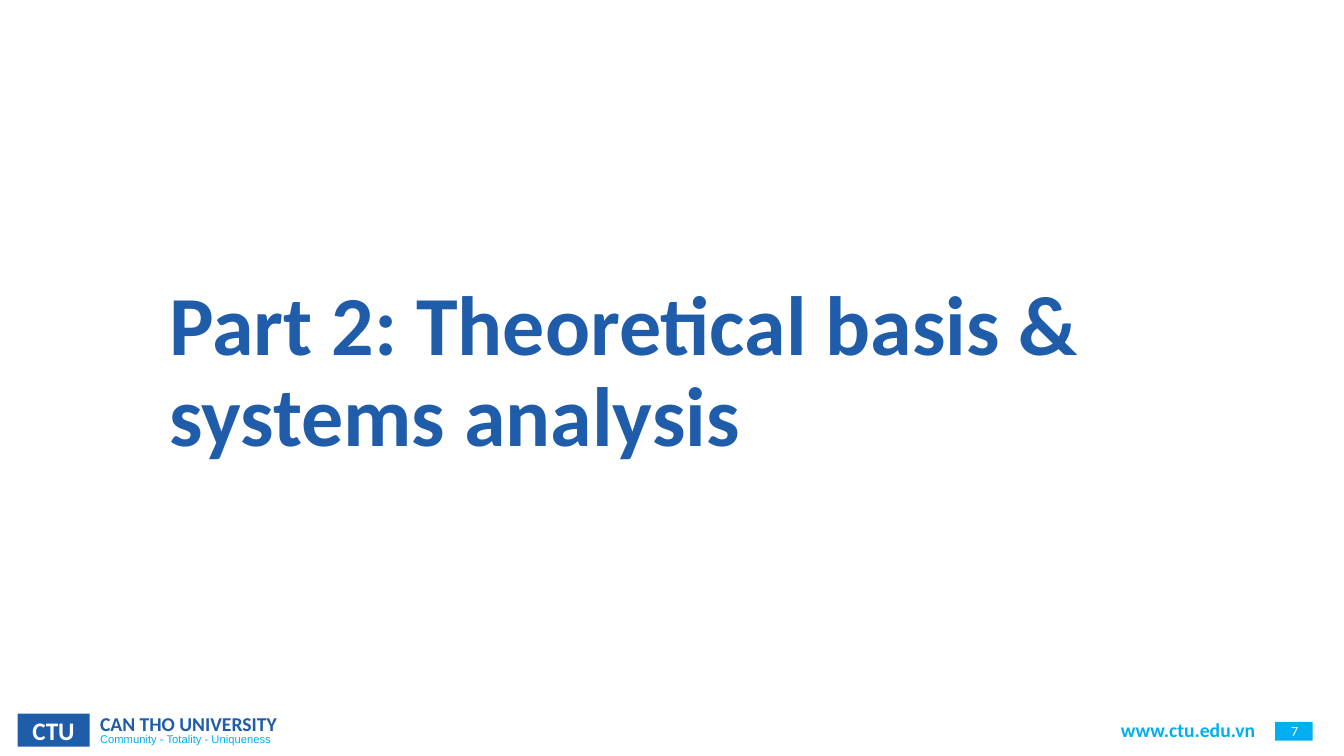
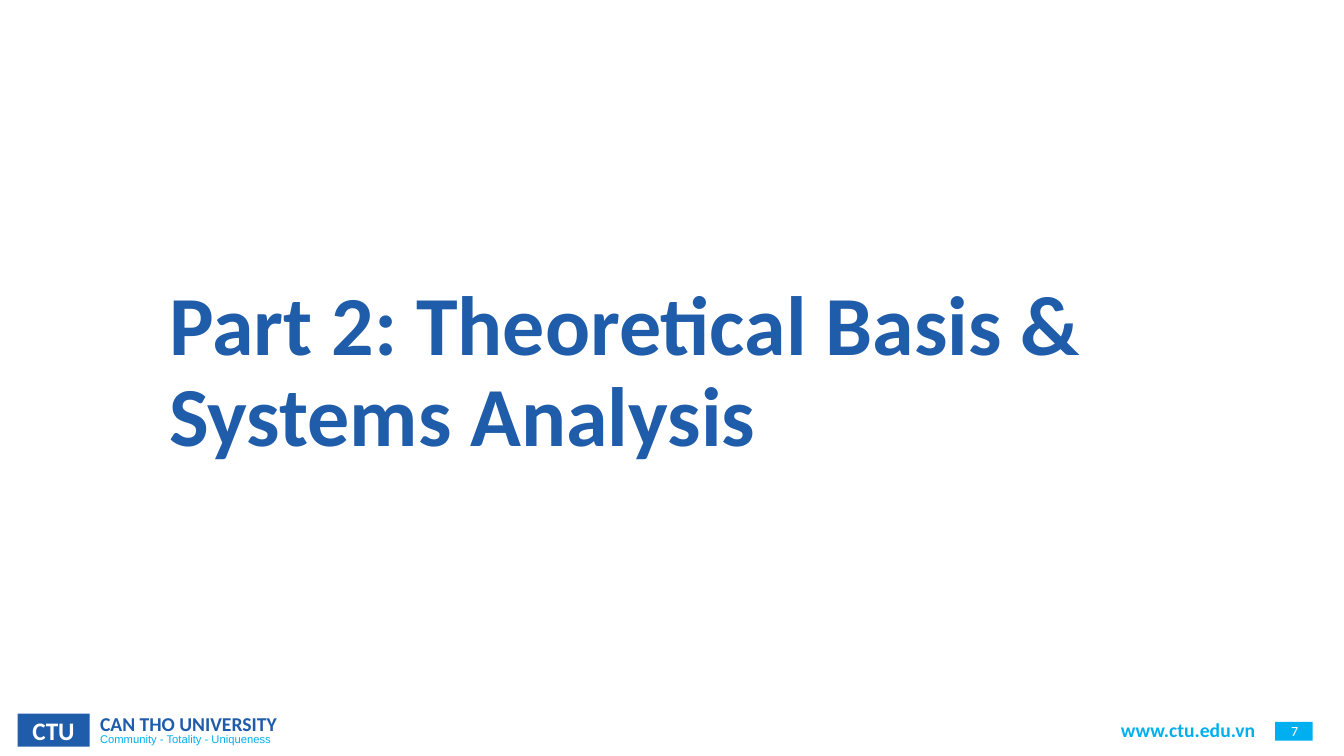
Before and after one commit to CommonHouseCat/fungiscan-mushroom-identifier, a slide deck: slide 7 of Báo cáo/GraduationThesis.pptx. Drawn at 1344x756 pixels with LibreOffice and Linux fonts; fonts in the diff are those of the drawing; background and template pictures are left out. Boxes give left, top, right and bottom in pixels: in the first picture for what was removed or moved away, otherwise in the second. Text is boxed around its words. In the diff, an @@ line names an element or a change of style, - is before the commit and + after.

```diff
--- a/Báo cáo/GraduationThesis.pptx
+++ b/Báo cáo/GraduationThesis.pptx
@@ title at (169,296,1002,460): text changed @@
-Part 2: Theoretical basis & systems analysis
+Part 2: Theoretical Basis & Systems Analysis
```
Also in this commit, not shown: 9 other slides changed.
